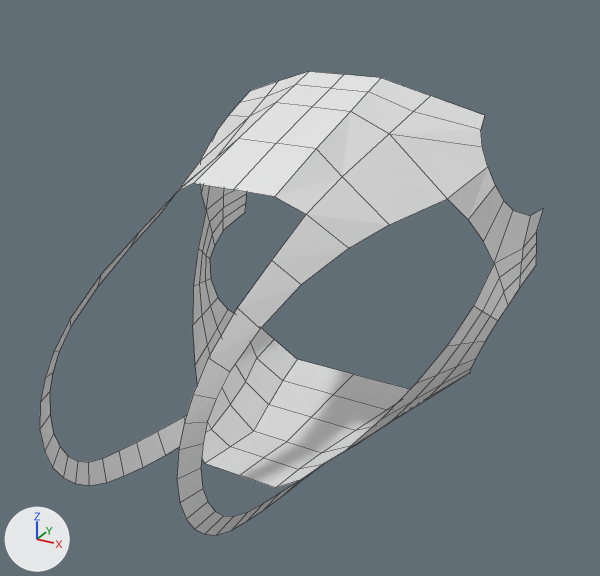
An edit to the Blender file Ornithopter.blend, drawn before and after from the same camera.
The view is the same before and after, from a 50 mm camera at (3.04, -10.04, 5.11) aimed at (-0.46, -3.67, 1.93). The axes (+X, +Y, +Z) are drawn at lower left. The lights are the same throughout. Mesh edges are drawn as thin lines.
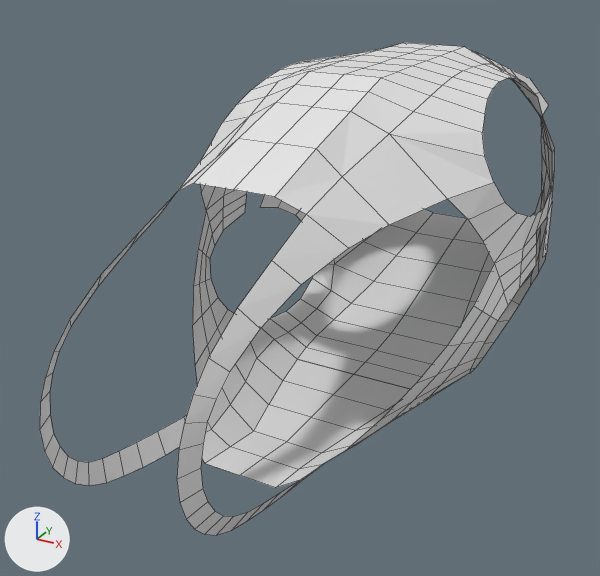
Commit message: Ornithopter 3

The change, as a diff of the scene's bpy script:
```diff
--- a/Ornithopter.blend.py
+++ b/Ornithopter.blend.py
@@ me_plane @@
 # used by ob_plane; location = (0.0, -6.21, 0.0)
-me_plane.from_pydata(...)  # 113 vertices, 71 faces; spans x -1.55..0.0, y -0.73..3.3, z 0.98..3.97
+me_plane.from_pydata(...)  # 218 vertices, 153 faces, 1 loose edge; spans x -1.55..0.0, y -0.73..6.86, z 0.98..3.97
+# me_plane part 1
+# 8 vertices move from x -1.53..-1.11, y 2.42..2.92, z 2.86..3.69 to x -1.54..-1.11, y 2.42..3.08, z 2.84..3.7
+# 99 vertices are added at x -1.54..0.0, y 2.8..6.86, z 0.98..3.97
+# 6 new vertices lie (0.33, 0.0, 0.0) away from vertices in x -0.33, y 2.8..4.53, z 3.97
+# 1 loose edge is added
+# 82 new faces join them
```

Pixel boxes [x1, y1, x2, y2] of what changed, in the pictures (600 x 576 px):
'Plane', reshaped (6% taller)
    before: [40, 71, 544, 535]
    after: [40, 43, 555, 535]
part 1 of me_plane, built on
    before: [200, 81, 544, 263]
    after: [200, 43, 555, 389]
